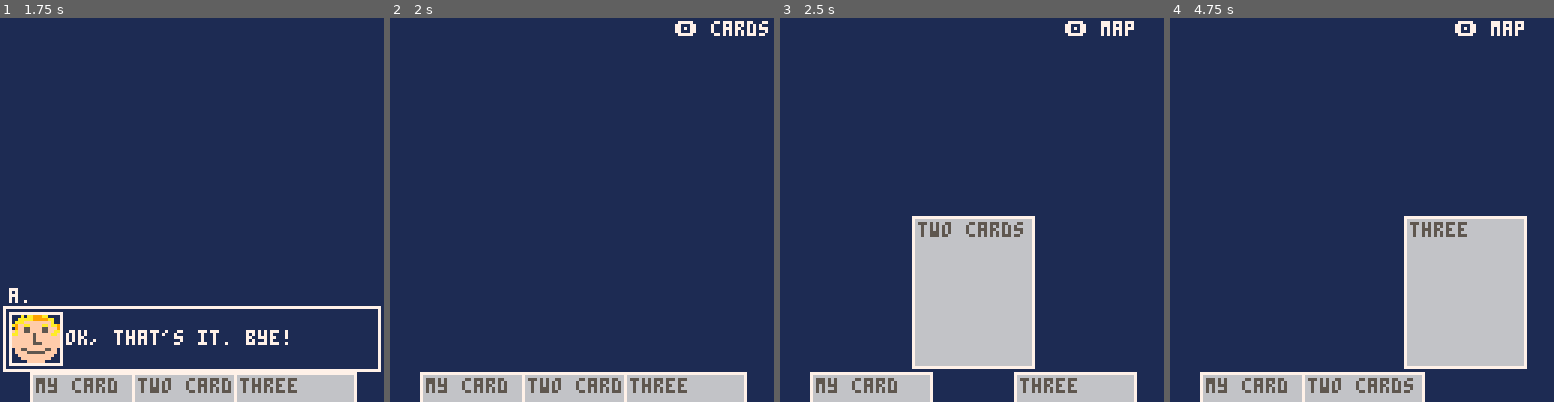
Above: before the commit, frames 1-4 (left to right).
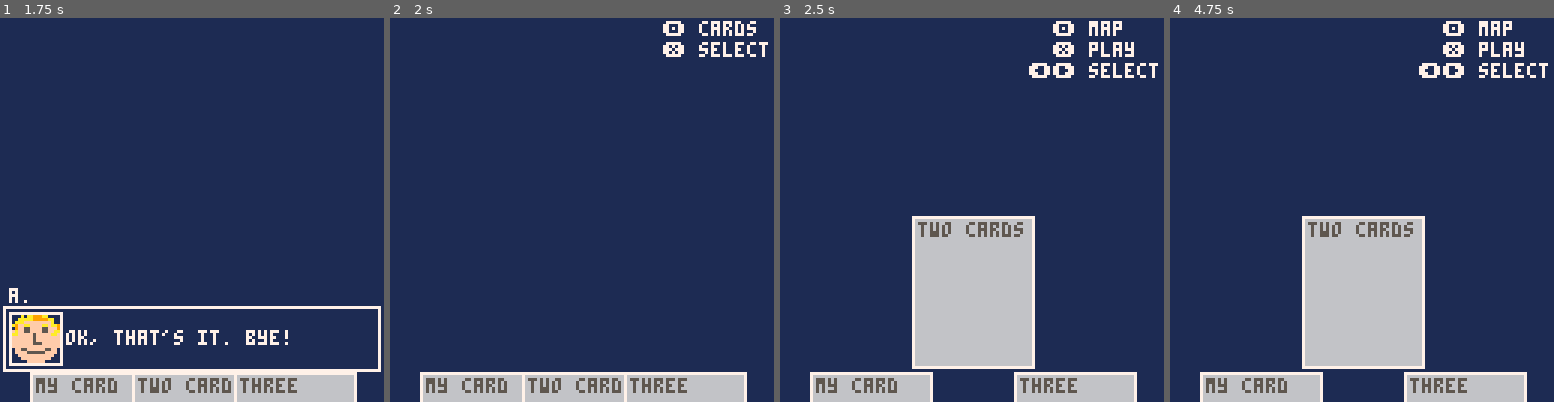
Above: after the commit, the same moments.

Repository: karjona/ondatra
Game: PICO-8 cartridge ondatra.p8
The game is run twice, just before and just after one commit, with the same random seed, the same clock (stepped at 60 frames per second) and the same inputs.
Inputs:
- Up to frame 1 (1.75 s): tap X (X key) at 0.33, 1.07 s; tap O (Z key) at 0.7, 1.7 s; hold Right from 1.6 s (still down)
- Up to frame 2 (2 s): keep holding Right; tap X (X key) at 1.85 s
- Up to frame 3 (2.5 s): release Right at 2.1 s; tap O (Z key) at 2.1 s; hold Right from 2.47 s (still down)
- Up to frame 4 (4.75 s): tap O (Z key) every 0.4 s from 2.5 to 4.5 s; tap X (X key) at 2.97, 4.08 s; release Right at 3.03 s; hold Left 3.08-3.58 s; hold Right 4.02-4.68 s

Frame 1 is identical in both runs. In frame 2, 0.9% of the frame differs, in the area x 71-99%, y 0-11%; in frame 3, 1.4%; in frame 4, 27%, in the area x 34-99%, y 0-100%.

Commit message:
Improve card UI

Diff:
--- a/src/scenes/battle.lua
+++ b/src/scenes/battle.lua
@@ -27,6 +27,8 @@
         sfx(0)
         if selected_card > 1 then
           selected_card = selected_card - 1
+        else
+          selected_card = #cards
         end
       end
 
@@ -34,6 +36,8 @@
         sfx(0)
         if selected_card < #cards then
           selected_card = selected_card + 1
+        else
+          selected_card = 1
         end
       end
     end
@@ -76,9 +80,12 @@
   -- ui
   if #radio == 0 then
     if viewing_cards == false then
-      print("🅾️ cards", 95, 1, 7)
+      print("🅾️ cards", 91, 1, 7)
+      print("❎ select", 91, 8, 7)
     else
-      print("🅾️ map", 95, 1, 7)
+      print("🅾️ map", 91, 1, 7)
+      print("❎ play", 91, 8, 7)
+      print("⬅️➡️ select", 83, 15, 7)
     end
   end
 end
